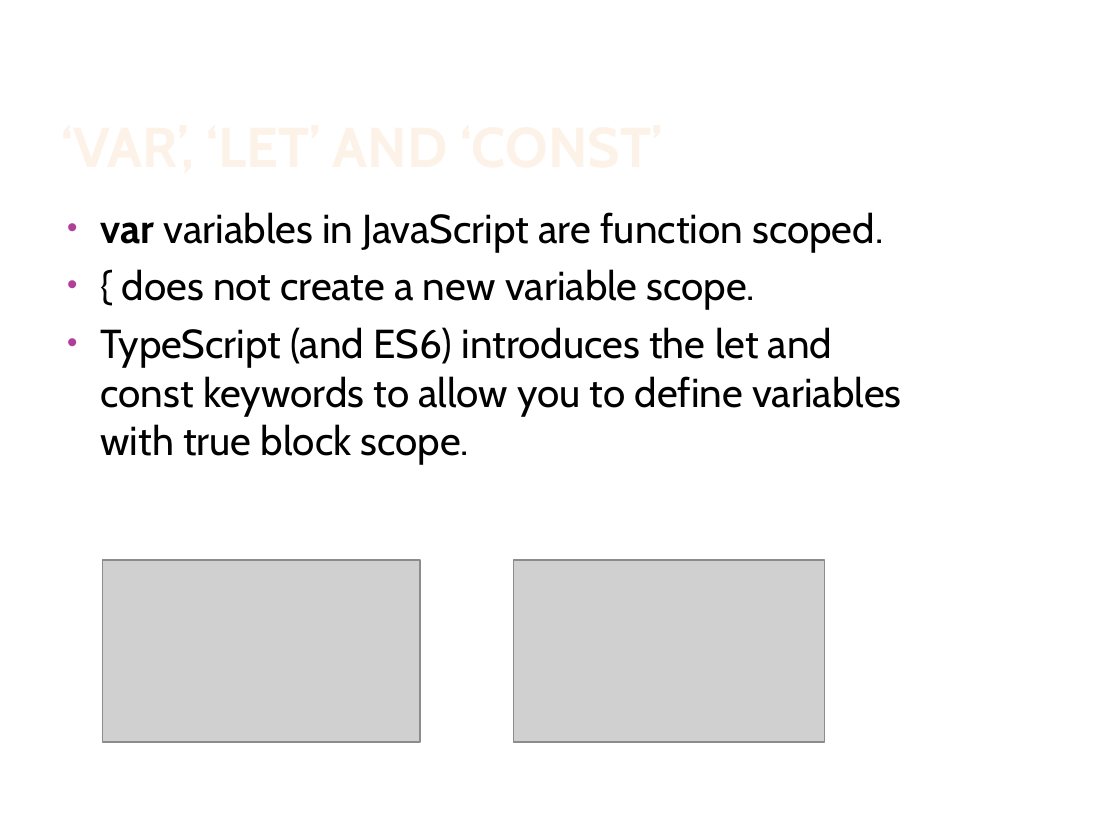
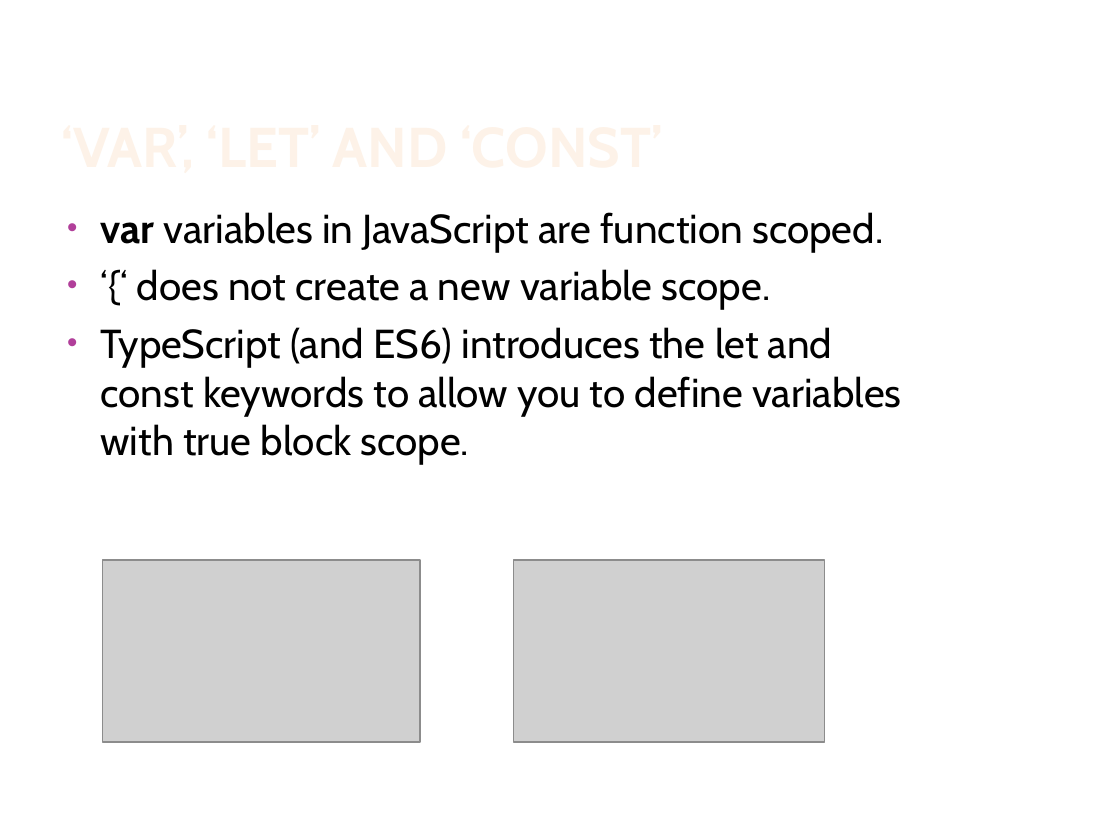
Before and after one commit to IsraelZablianov/TypeScript-Course, a slide deck: slide 27 of Advanced Es6 & TypeScript.pptx. Drawn at 1120x840 pixels with LibreOffice and Linux fonts; fonts in the diff are those of the drawing; grey boxes stand for pictures; background and template pictures are left out. Boxes give left, top, right and bottom in pixels: in the first picture for what was removed or moved away, otherwise in the second. Text is boxed around its words. In the diff, an @@ line names an element or a change of style, - is before the commit and + after.

Commit message:
fixing typos and images

```diff
--- a/Advanced Es6 & TypeScript.pptx
+++ b/Advanced Es6 & TypeScript.pptx
@@ text at [137,269,771,310]: text changed @@
-• { does not create a new variable scope.
+• ‘{‘ does not create a new variable scope.
```
Also in this commit, not shown: 6 other slides changed.
